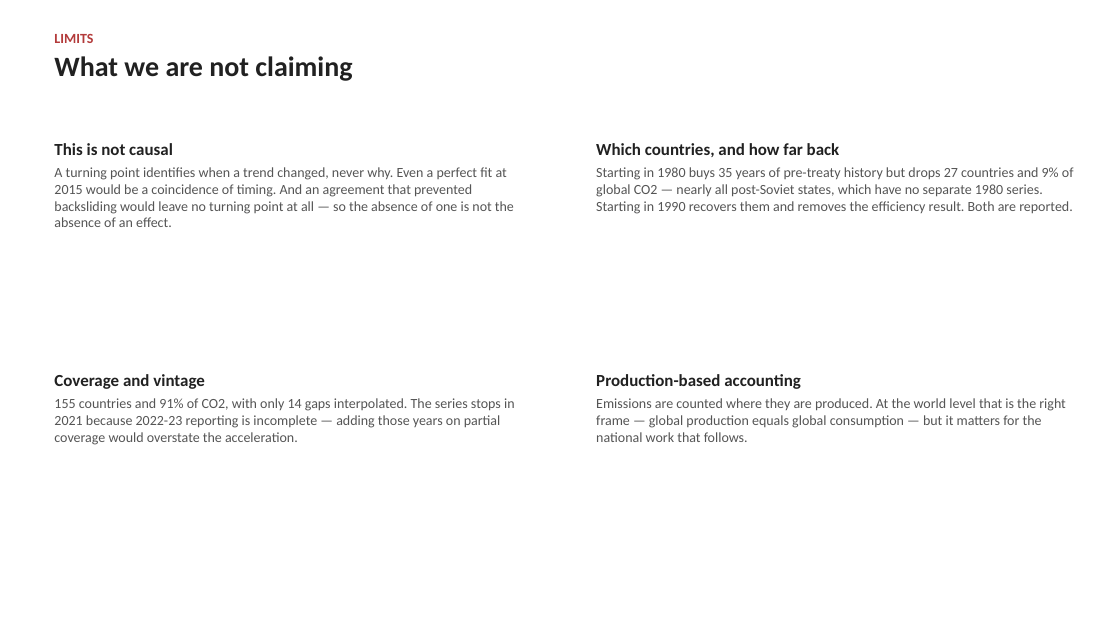
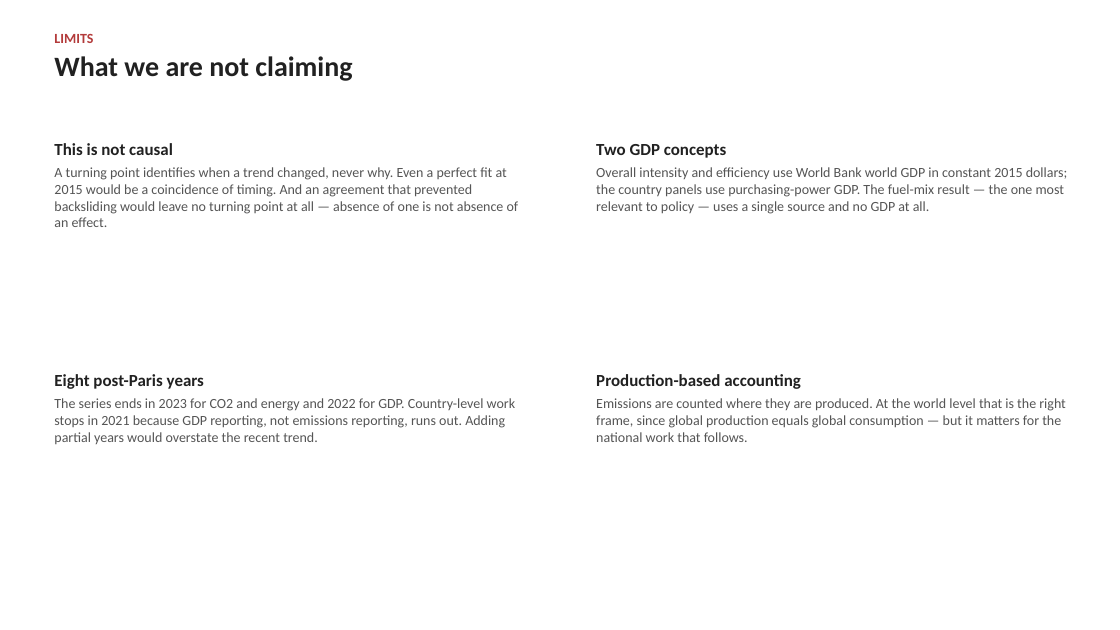
Before and after one commit to cwejnert/HDI-Happiness, a slide deck: slide 10 of carbon_breakpoints_takeaway_figures/paris_at_ten_world_deck.pptx (slide 11 before the commit). Drawn at 1120x630 pixels with LibreOffice and Linux fonts; fonts in the diff are those of the drawing. Boxes give left, top, right and bottom in pixels: in the first picture for what was removed or moved away, otherwise in the second. Text is boxed around its words. In the diff, an @@ line names an element or a change of style, - is before the commit and + after.

```diff
--- a/carbon_breakpoints_takeaway_figures/paris_at_ten_world_deck.pptx
+++ b/carbon_breakpoints_takeaway_figures/paris_at_ten_world_deck.pptx
@@ text at bbox=[596, 144, 1068, 214]: text changed @@
-Which countries, and how far back
-Starting in 1980 buys 35 years of pre-treaty history but drops 27 countries and 9% of global CO2 — nearly all post-Soviet states, which have no separate 1980 series. Starting in 1990 recovers them and removes the efficiency result. Both are reported.
+Two GDP concepts
+Overall intensity and efficiency use World Bank world GDP in constant 2015 dollars; the country panels use purchasing-power GDP. The fuel-mix result — the one most relevant to policy — uses a single source and no GDP at all.
@@ text at bbox=[54, 167, 519, 227]: text changed @@
-A turning point identifies when a trend changed, never why. Even a perfect fit at 2015 would be a coincidence of timing. And an agreement that prevented backsliding would leave no turning point at all — so the absence of one is not the absence of an effect.
+A turning point identifies when a trend changed, never why. Even a perfect fit at 2015 would be a coincidence of timing. And an agreement that prevented backsliding would leave no turning point at all — absence of one is not absence of an effect.
@@ text at bbox=[54, 374, 515, 444]: text changed @@
-Coverage and vintage
-155 countries and 91% of CO2, with only 14 gaps interpolated. The series stops in 2021 because 2022-23 reporting is incomplete — adding those years on partial coverage would overstate the acceleration.
+Eight post-Paris years
+The series ends in 2023 for CO2 and energy and 2022 for GDP. Country-level work stops in 2021 because GDP reporting, not emissions reporting, runs out. Adding partial years would overstate the recent trend.
@@ text at bbox=[596, 398, 1066, 442]: text changed @@
-Emissions are counted where they are produced. At the world level that is the right frame — global production equals global consumption — but it matters for the national work that follows.
+Emissions are counted where they are produced. At the world level that is the right frame, since global production equals global consumption — but it matters for the national work that follows.
```
Also in this commit, not shown: 6 other slides changed, 4 slides added, 5 slides removed, 15 other files.
